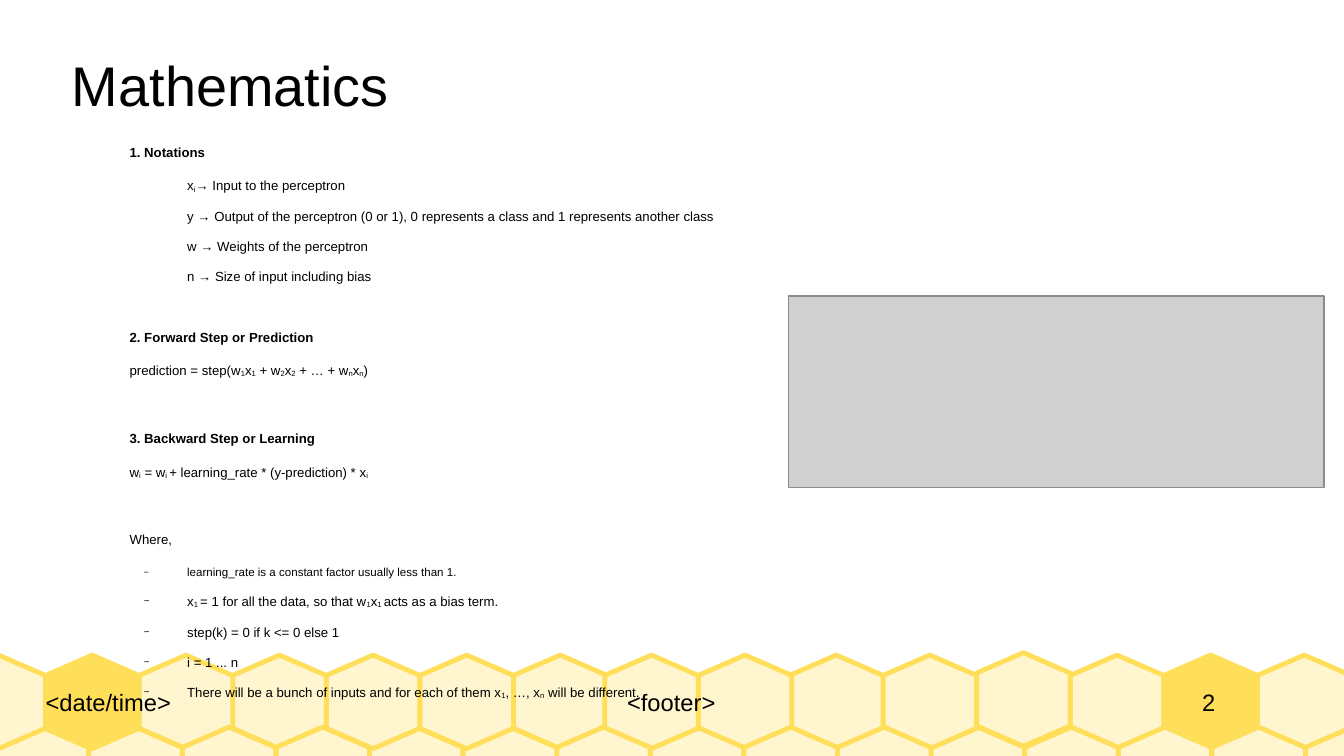
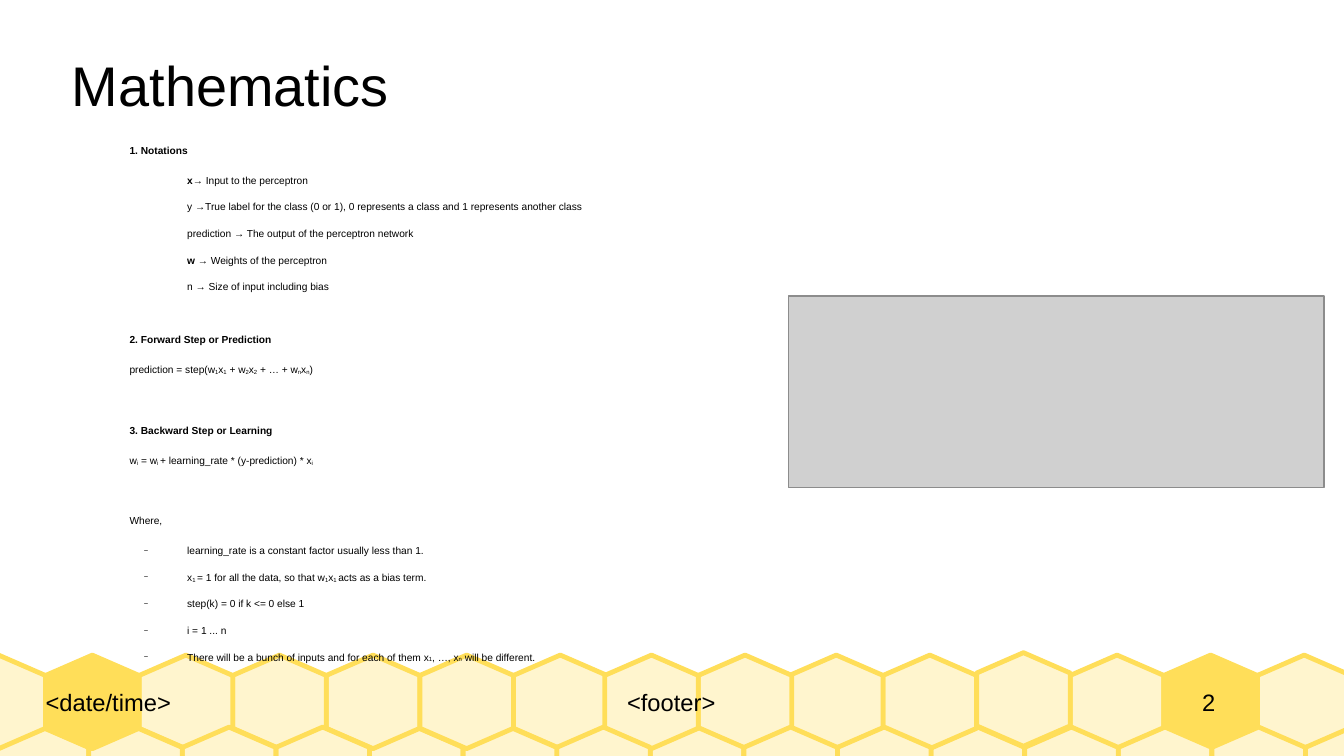
Before and after one commit to yadubhai/neural-network-scratch, a slide deck: slide 2 of ppts/02_perceptron.odp. Drawn at 1344x756 pixels with LibreOffice and Linux fonts; fonts in the diff are those of the drawing; grey boxes stand for pictures. Boxes give left, top, right and bottom in pixels: in the first picture for what was removed or moved away, otherwise in the second. Text is boxed around its words. In the diff, an @@ line names an element or a change of style, - is before the commit and + after.

Commit message:
Corrected notations

```diff
--- a/ppts/02_perceptron.odp
+++ b/ppts/02_perceptron.odp
@@ text at box(130, 146, 535, 663): size 7.8 to 6 pt in "1. Notations", "w → Weights of the perceptron", "n → Size of input including bias", "2. Forward Step or Prediction" and 8 more places; bold on in "w"; size 6.8 to 6 pt in "learning_rate is a constant factor usually less ..." @@
@@ text at box(187, 176, 582, 239): text changed; size 7.8 to 6 pt @@
-  xi→ Input to the perceptron
-  y → Output of the perceptron (0 or 1), 0 represents a class and 1 represents another class
+  x→ Input to the perceptron
+  y →True label for the class (0 or 1), 0 represents a class and 1 represents another class
+  prediction → The output of the perceptron network
```
